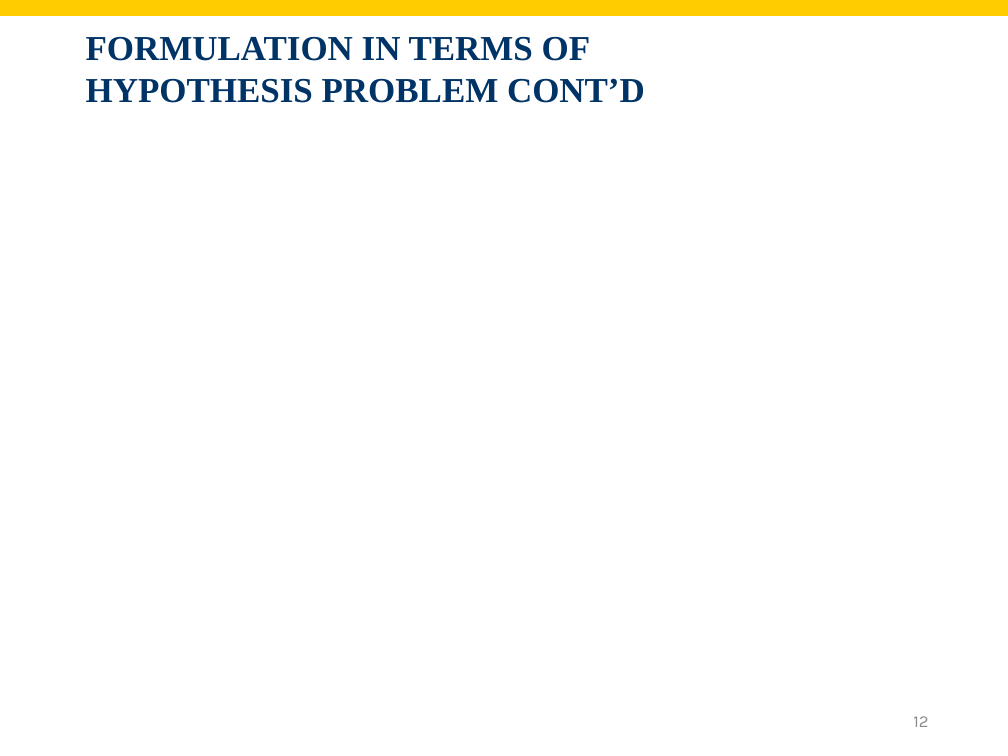
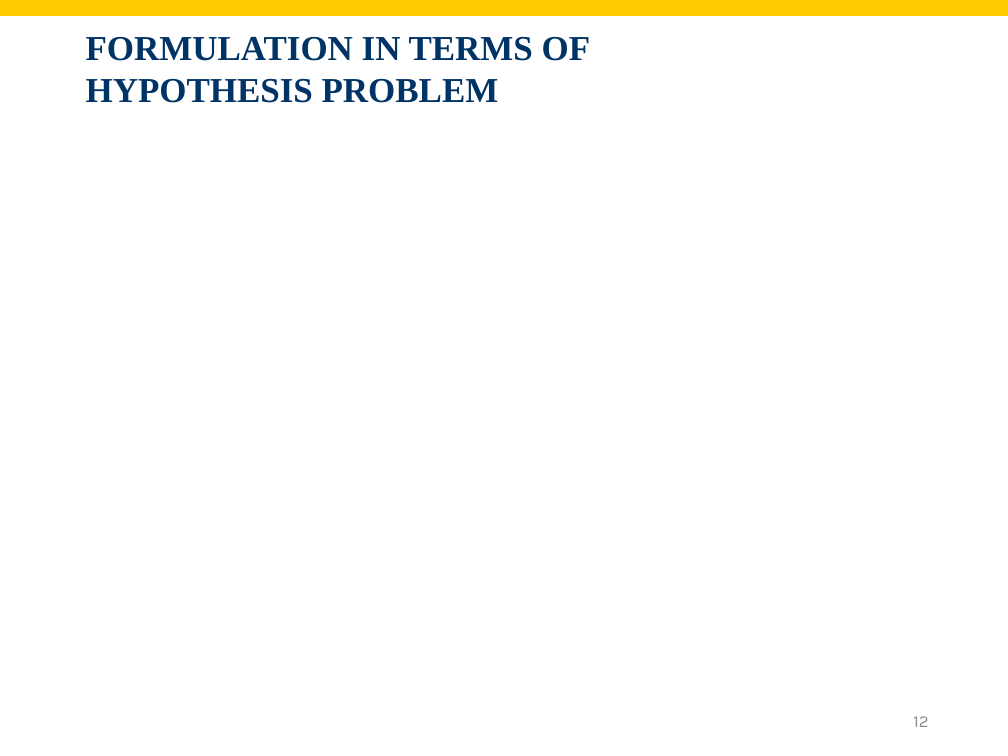
Before and after one commit to shnezam/BUAD1560, a slide deck: slide 12 of slides/pdf/Chapt13.pptx. Drawn at 1008x756 pixels with LibreOffice and Linux fonts; fonts in the diff are those of the drawing; grey boxes stand for pictures; background and template pictures are left out. Boxes give left, top, right and bottom in pixels: in the first picture for what was removed or moved away, otherwise in the second. Text is boxed around its words. In the diff, an @@ line names an element or a change of style, - is before the commit and + after.

```diff
--- a/slides/pdf/Chapt13.pptx
+++ b/slides/pdf/Chapt13.pptx
@@ title at (x1=86, y1=37, x2=591, y2=103): text changed @@
-FORMULATION IN TERMS OF
-HYPOTHESIS PROBLEM CONT’D
+FORMULATION IN TERMS OF
+HYPOTHESIS PROBLEM
```
Also in this commit, not shown: 6 other slides changed, 7 slides added, 4 slides removed, 1 other file.
